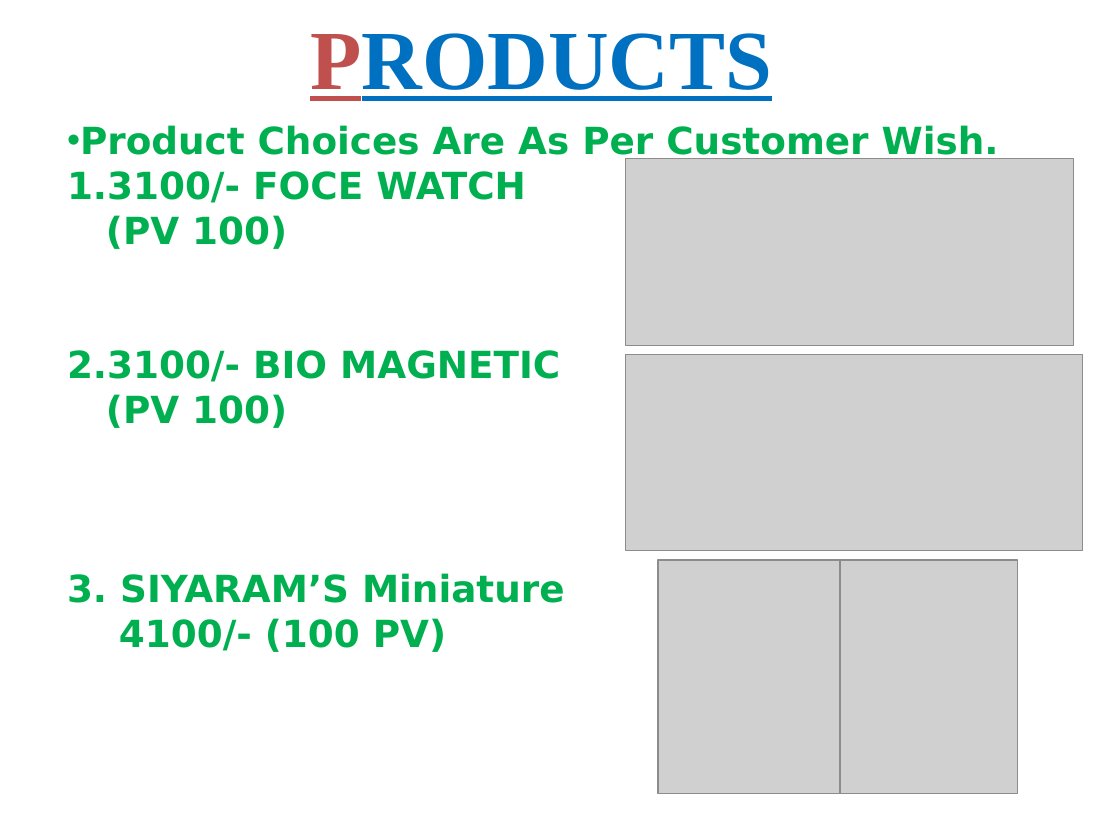
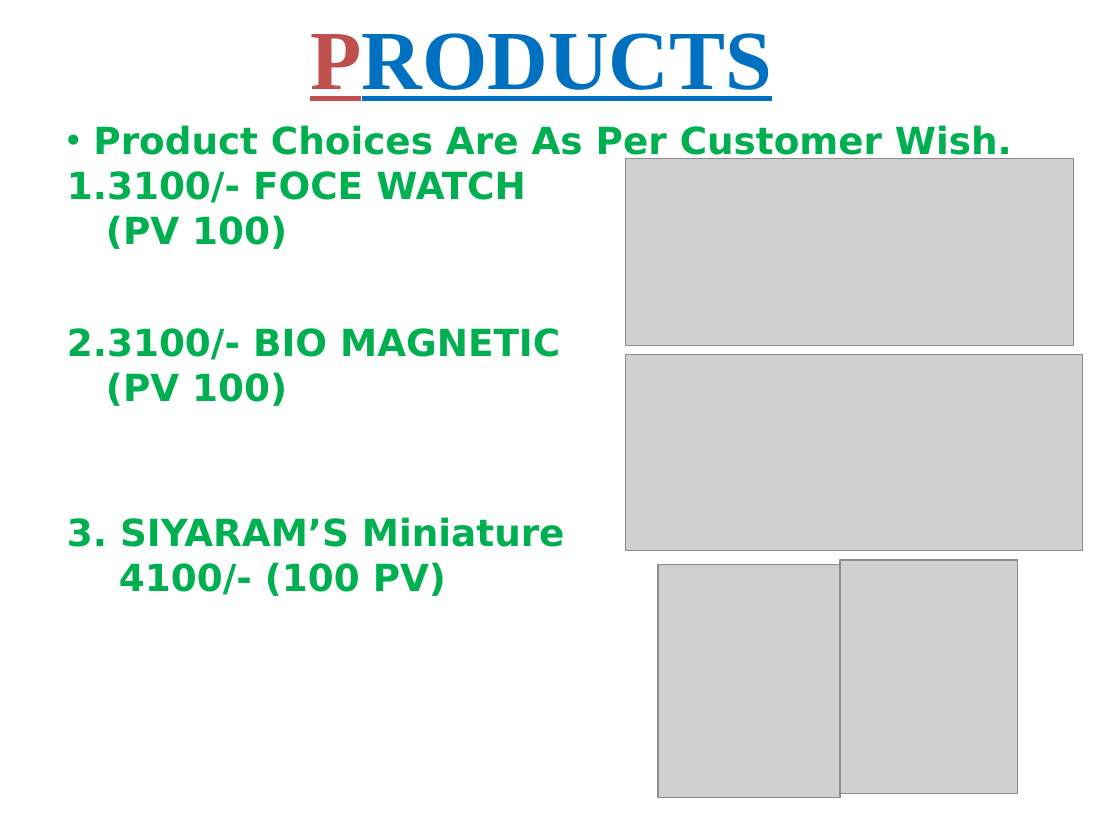
Before and after one commit to gowrav-vishwakarma/alcl, a slide deck: slide 6 of matter/alcl.ppt. Drawn at 1120x840 pixels with LibreOffice and Linux fonts; fonts in the diff are those of the drawing; grey boxes stand for pictures. Boxes give left, top, right and bottom in pixels: in the first picture for what was removed or moved away, otherwise in the second. Text is boxed around its words. In the diff, an @@ line names an element or a change of style, - is before the commit and + after.

```diff
--- a/matter/alcl.ppt
+++ b/matter/alcl.ppt
@@ text at bbox=[67, 171, 565, 596]: indent changed @@
@@ picture: place and size @@
-picture at bbox=[659, 560, 840, 793]
+picture at bbox=[659, 564, 840, 797]
```
Also in this commit, not shown: 16 other slides changed, 7 other files.
